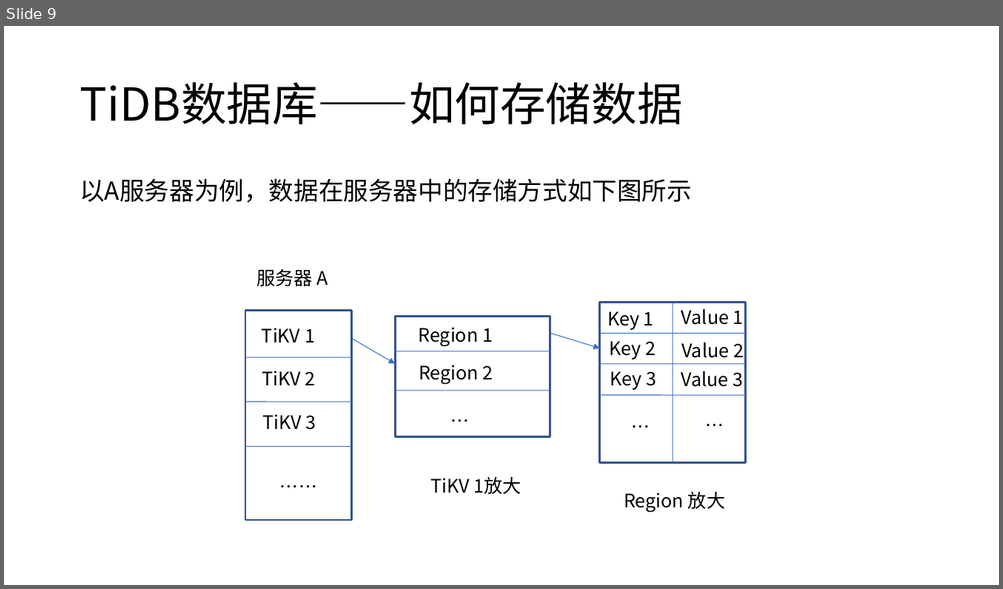
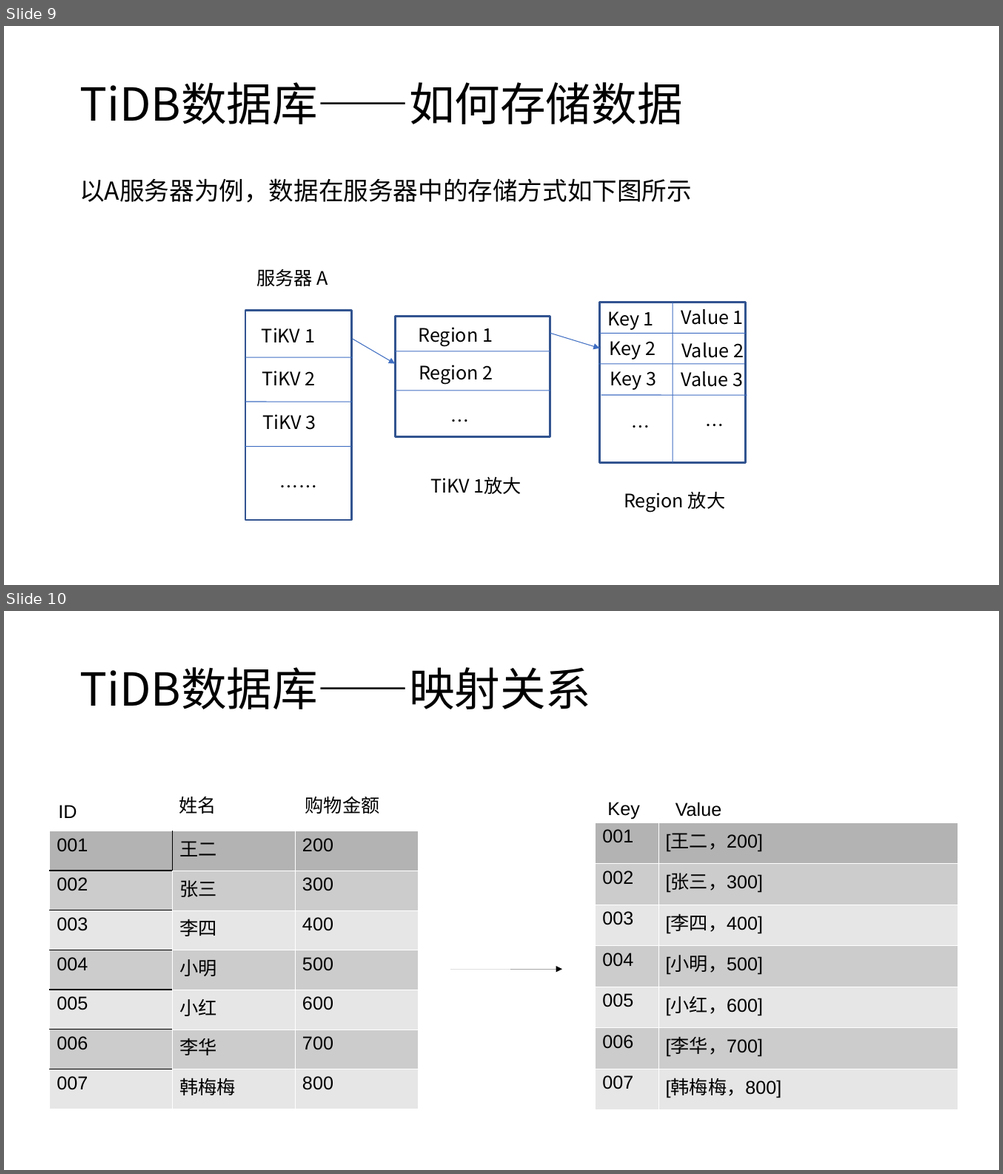
Before and after one commit to Doris404/Study-paper-channel, a slide deck: Chai' project/study material/notes/TiDB项目.pptx. Shown one above the other, each under a label of ours: slide 9 before the commit, slides 9 and 10 after it. The pictures are 1003x589 and 1003x1174 pixels, drawn with LibreOffice and Linux fonts; fonts in the diff are those of the drawing. Boxes give left, top, right and bottom in pixels: in the first picture for what was removed or moved away, otherwise in the second. Text is boxed around its words. In the diff, an @@ line names an element or a change of style, - is before the commit and + after.

```diff
--- a/Chai' project/study material/notes/TiDB项目.pptx
+++ b/Chai' project/study material/notes/TiDB项目.pptx
@@ slide 10 added at <box>4,611,999,1170</box>, background #FFFFFF @@
@@ text added at <box>79,667,591,709</box>, 44 pt, text #000000 @@
+TiDB数据库——映射关系
@@ text added at <box>58,805,77,818</box>, 18 pt, text #000000 @@
+ID
@@ text added at <box>179,797,216,814</box>, 18 pt, text #000000 @@
+姓名
@@ text added at <box>305,796,380,814</box>, 18 pt, text #000000 @@
+购物金额
@@ text added at <box>607,802,639,819</box>, 18 pt, text #000000 @@
+Key
@@ text added at <box>675,802,722,817</box>, 18 pt, text #000000 @@
+Value
@@ table added at <box>50,831,417,1099</box>, 7 rows, 3 columns @@
+001 | 王二 | 200
+002 | 张三 | 300
+003 | 李四 | 400
+004 | 小明 | 500
+005 | 小红 | 600
+006 | 李华 | 700
+007 | 韩梅梅 | 800
@@ table added at <box>595,823,958,1101</box>, 7 rows, 2 columns @@
+001 | [王二，200]
+002 | [张三，300]
+003 | [李四，400]
+004 | [小明，500]
+005 | [小红，600]
+006 | [李华，700]
+007 | [韩梅梅，800]
@@ arrow added from (450, 969) to (562, 969), #000000 0.75 pt @@
```
Also in this commit, not shown: 6 slides changed, 10 other slides added, 2 slides removed, 1 other file.
